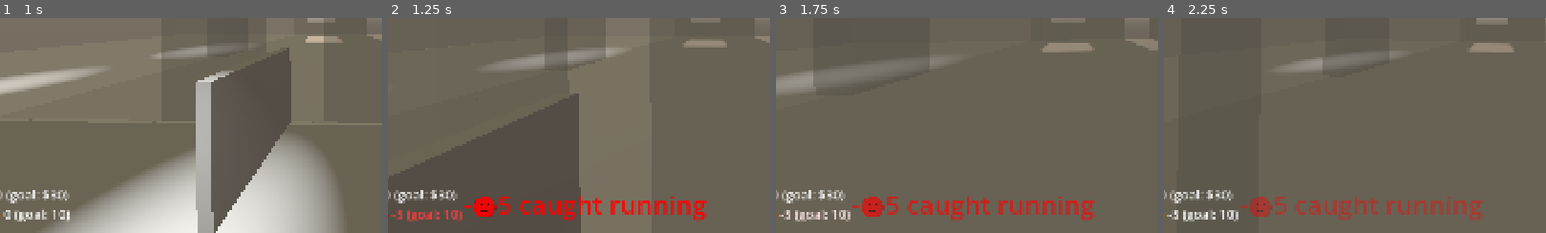
Above: before the commit, frames 1-4 (left to right).
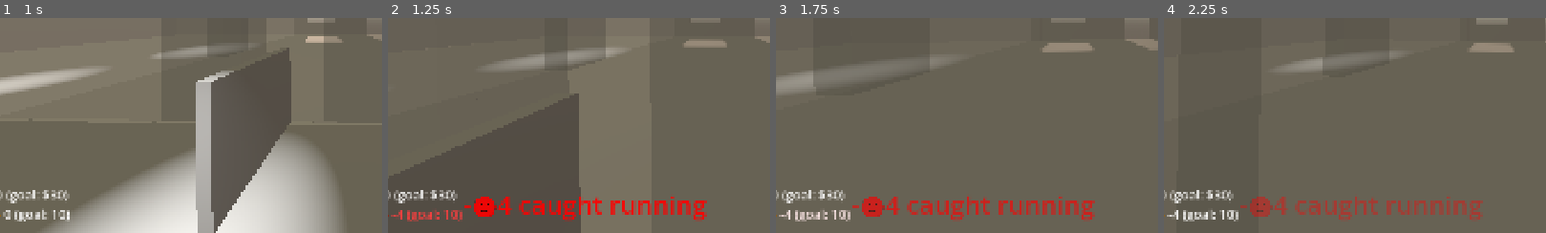
Above: after the commit, the same moments.

Repository: Sunday-Studio-Team/cafe
Game: Godot game, scene res://main.tscn
Same seed, same stepped clock (60 frames per second), same inputs: the game is played once before the commit and once after it.
Inputs (mouse positions are % of the whole screen's width and height, from its top left):
- Up to frame 1 (1 s): move the mouse to (49, 52) at 0.52 s; hold W (move_forward) from 0.53 s (still down); hold Shift (sprint) from 0.53 s (still down)
- Up to frame 2 (1.25 s): keep holding W (move_forward); keep holding Shift (sprint)
- Up to frame 3 (1.75 s): keep holding W (move_forward); move the mouse to (57, 51) at 1.27 s; release Shift (sprint) at 1.28 s; tap E (interact) at 1.35 s; tap Shift (sprint) at 1.55 s
- Up to frame 4 (2.25 s): keep holding W (move_forward); move the mouse to (42, 49) at 2.02 s; hold Shift (sprint) from 2.03 s (still down)
The pictures show only the part of the screen within x 3-53%, y 50-100%; the shares and areas given below are measured in that part.

Frame 1 is identical in both runs. In frame 2, 0.3% of the frame differs, in the area x 2-33%, y 83-94%; in frame 3, 0.3%; in frame 4, 0.2%.

Commit message:
reduce penalty for sprinting from 5 to 4

Diff:
--- a/godot/global.gd
+++ b/godot/global.gd
@@ -43,7 +43,7 @@
 var goal_profit: float = 30
 var goal_customer_score: int = 10
 var player_in_cctv_los := false
-var penalty_for_sprinting: int = 5
+var penalty_for_sprinting: int = 4
 var penalty_for_remaking_drink: int = 5
 var minigame_active := false
 
